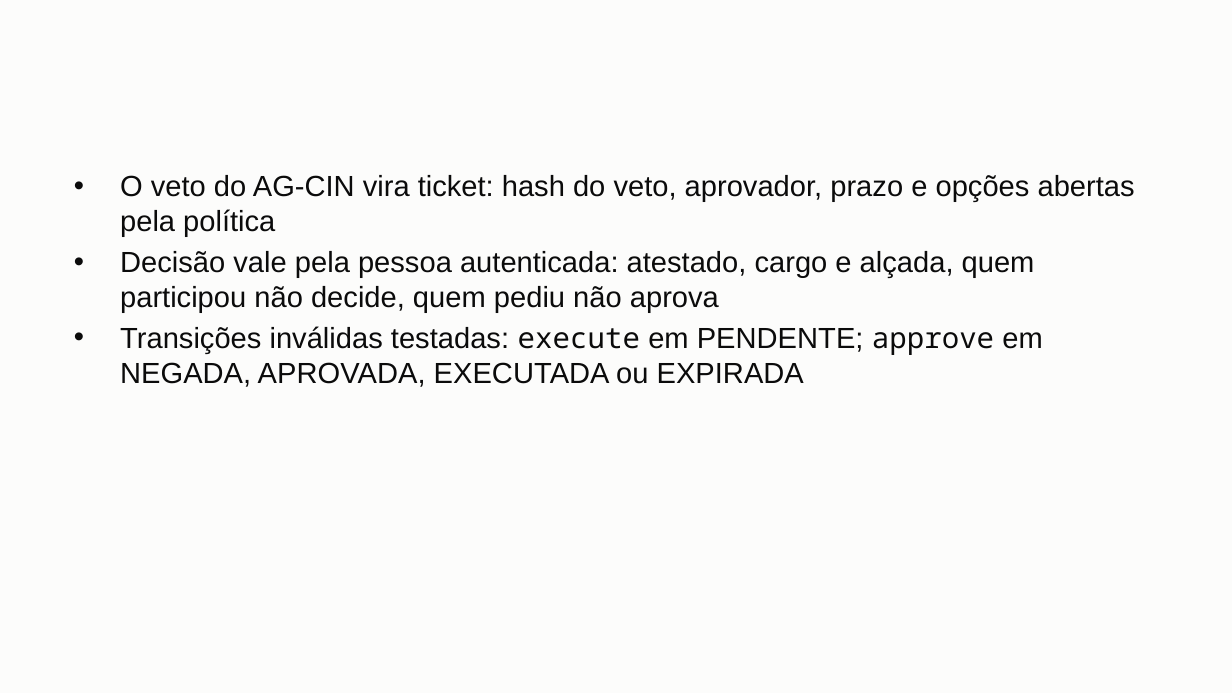
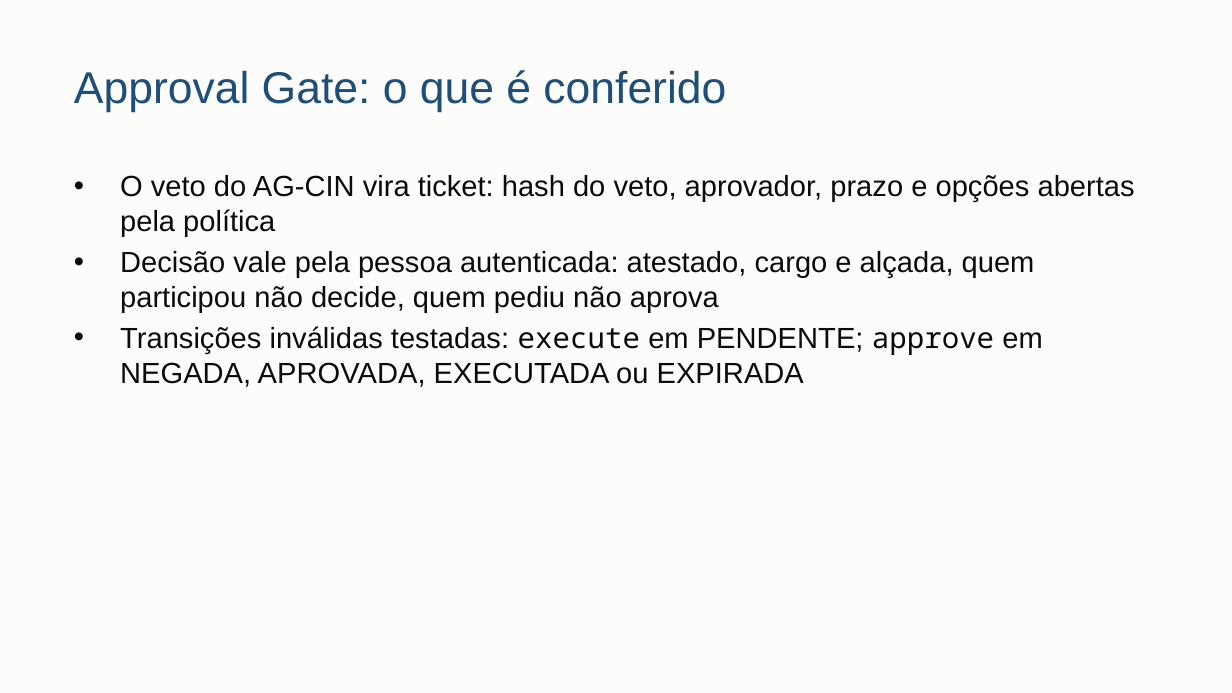
Before and after one commit to danrley-ribeiro/fin-dept-multiagents-project, a slide deck: slide 5 of entregas/dsm4/apresentacao/DSM4-apresentacao.pptx. Drawn at 1232x693 pixels with LibreOffice and Linux fonts; fonts in the diff are those of the drawing. Boxes give left, top, right and bottom in pixels: in the first picture for what was removed or moved away, otherwise in the second. Text is boxed around its words. In the diff, an @@ line names an element or a change of style, - is before the commit and + after.

Commit message:
docs(apresentacao): FSM do Approval Gate em slide próprio e roteiro renumerado (14 slides, cerca de 10 minutos)

```diff
--- a/entregas/dsm4/apresentacao/DSM4-apresentacao.pptx
+++ b/entregas/dsm4/apresentacao/DSM4-apresentacao.pptx
@@ title added at (74,70,726,112), 26 pt, text #1F4E79 @@
+Approval Gate: o que é conferido
```
Also in this commit, not shown: 1 other slide changed, 3 other files.
